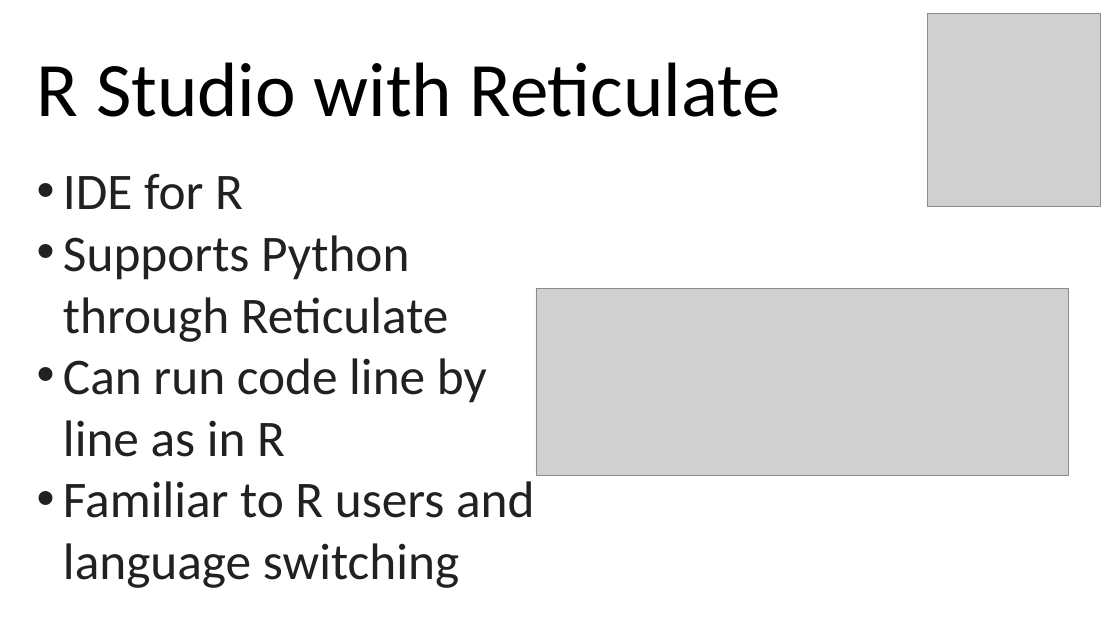
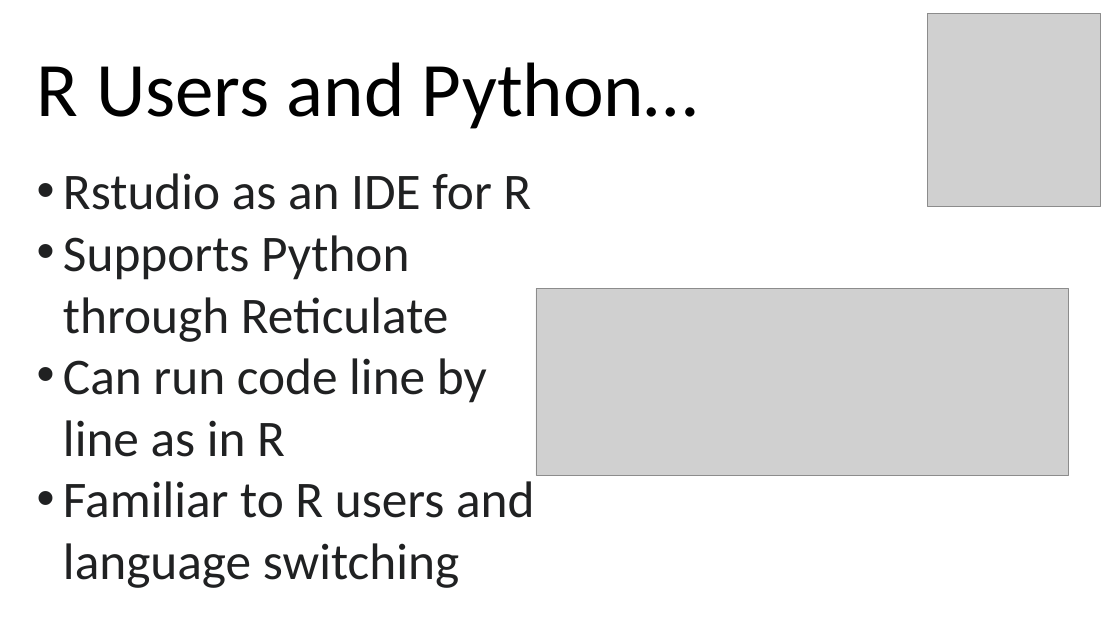
Before and after one commit to alexburn17/BIOL6100, a slide deck: slide 11 of python_bootcamp/ Python101.pptx. Drawn at 1120x630 pixels with LibreOffice and Linux fonts; fonts in the diff are those of the drawing; grey boxes stand for pictures. Boxes give left, top, right and bottom in pixels: in the first picture for what was removed or moved away, otherwise in the second. Text is boxed around its words. In the diff, an @@ line names an element or a change of style, - is before the commit and + after.

```diff
--- a/python_bootcamp/ Python101.pptx
+++ b/python_bootcamp/ Python101.pptx
@@ title at box(37, 62, 698, 129): text changed @@
-R Studio with Reticulate
+R Users and Python…
@@ text at box(63, 173, 531, 210): text changed @@
-• IDE for R
+• Rstudio as an IDE for R
```
Also in this commit, not shown: 2 other slides changed, 3 slides added, 2 slides removed, 8 other files.
